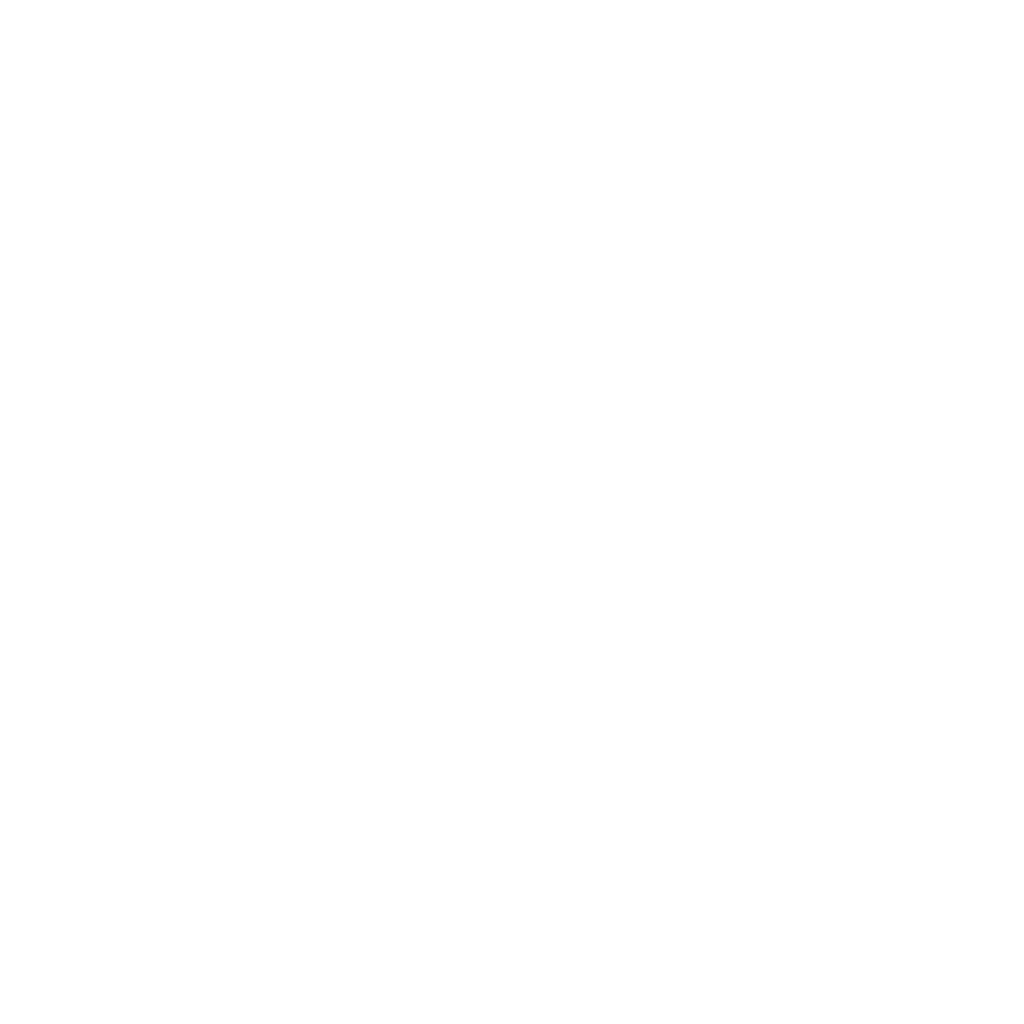
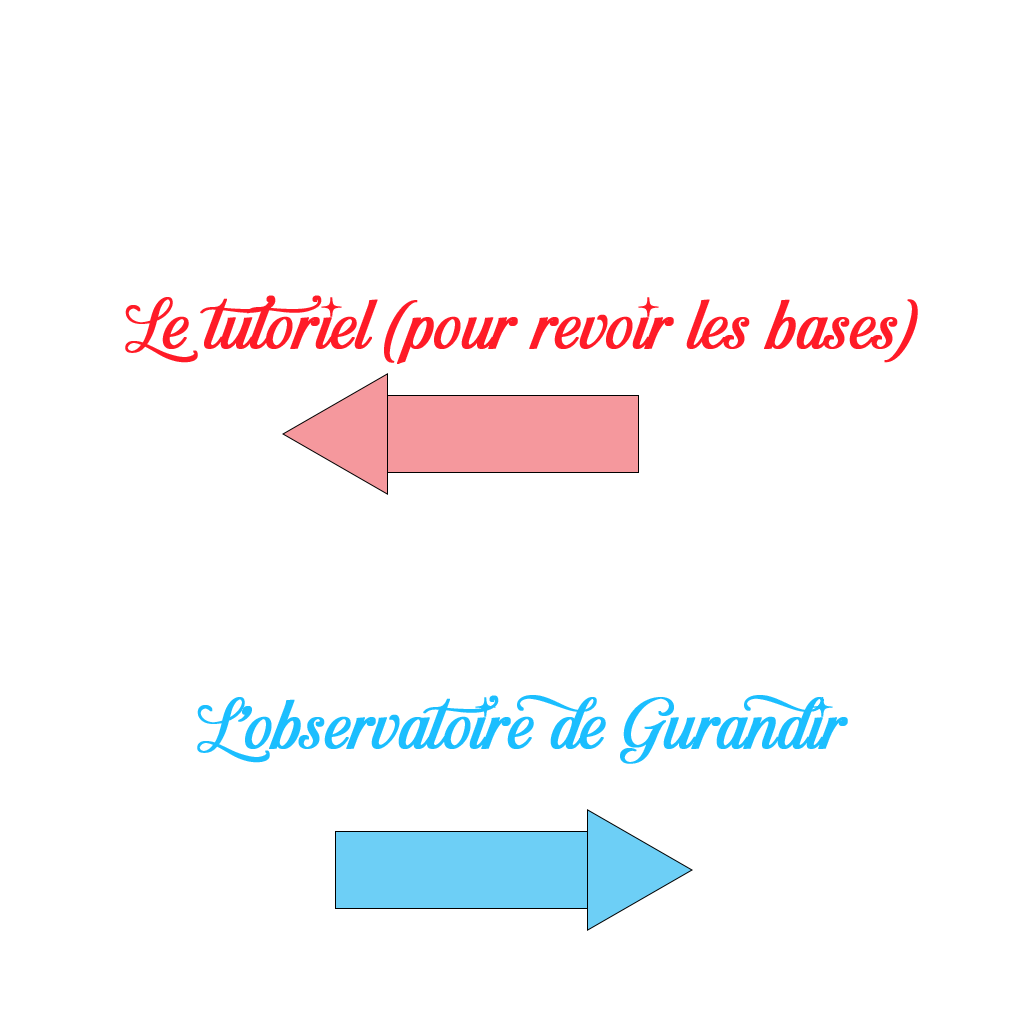
Comparing the layer stacks of the two 1024 × 1024 images. Changes:
added group "Groupe 1" with 5 layers above "Color Fill 1" over [125, 295, 918, 931]
added layer "Triangle 1 copie" in group "Groupe 1" over [587, 809, 693, 931]
added layer "Rectangle 1 copie" in group "Groupe 1" over [335, 831, 588, 909]
added layer "Triangle 1" in group "Groupe 1" over [282, 373, 388, 495]
added layer "Rectangle 1" in group "Groupe 1" over [386, 395, 639, 473]
added layer "Choisi ta mission en insérant ton épée dans un portail ! Le tu" in group "Groupe 1" over [125, 295, 918, 764]
hid "Color Fill 1" over [125, 295, 918, 931]
renamed "Détectez les spectres ! Vos yeux ethérés d’exorciste peuvent" to "Les bottes ! Vos coups de pieds sont dévastateurs, et elles s", hid it, painted on it over [125, 295, 918, 908]
renamed "Tranchez les spectres ! Votre légendaire épée, tranchante com" to "L’épée ! L’arme légendaire des exorcistes ! ... Qu’y a-t-il", hid it, painted on it over [125, 295, 918, 833]
renamed "Tirez sans limites ! Tous exorciste possède une arme à distan" to "Le pistolet ! Tout exorciste possède une arme à distance. A", hid it, painted on it over [125, 295, 918, 833]
hid "Jeune apprenti Exorciste, Mon laboratoire a besoin de vous, vic" over [125, 295, 918, 931]
